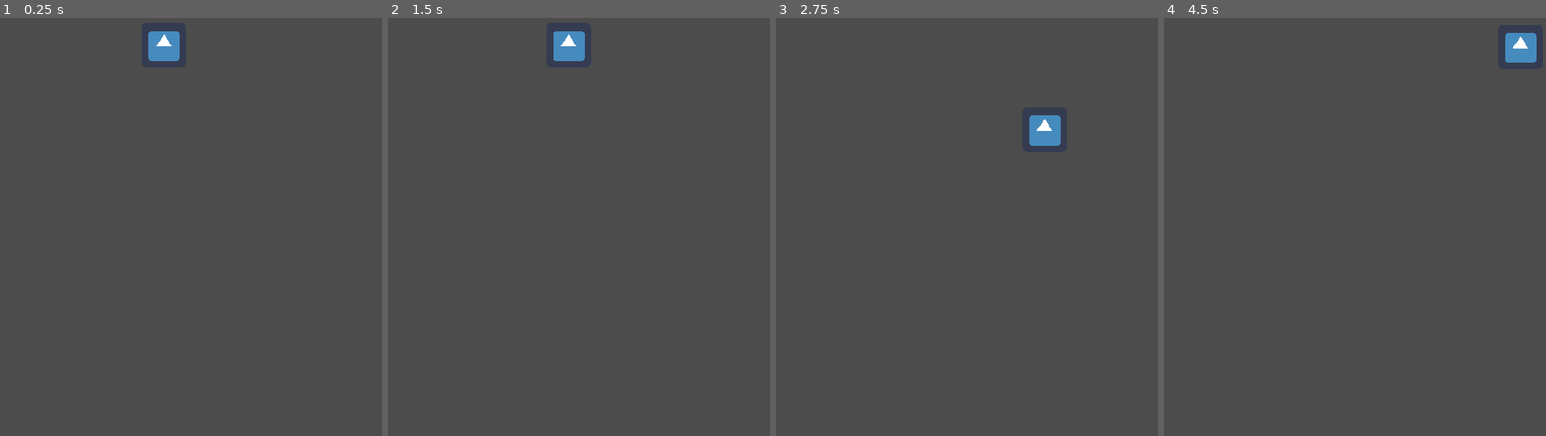
Above: before the commit, frames 1-4 (left to right).
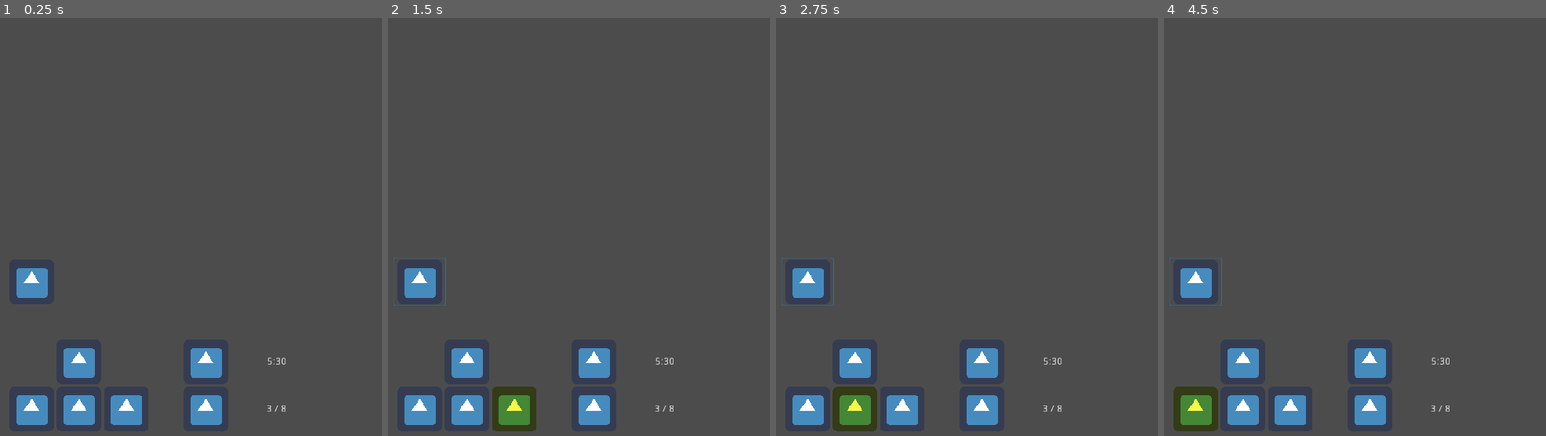
Above: after the commit, the same moments.

Repository: Qwerex56/Memo-Game
Game: Godot game, scene res://src/Scenes/Main.tscn
Same seed, same stepped clock (60 frames per second), same inputs: the game is played once before the commit and once after it. The project has no main scene, so this scene is started directly. The engine's default icon, where the game draws it, is replaced by a stand-in: a white triangle on a blue panel in a dark square.
Inputs (mouse positions are in pixels of both pictures, inside the frame that each line leads up to):
- Up to frame 1 (0.25 s): no input
- Up to frame 2 (1.5 s): click (418, 281) at 0.52 s; tap Enter at 1.25 s; hold D (move_right) from 1.28 s (still down); hold Space (open_tile) from 1.28 s (still down)
- Up to frame 3 (2.75 s): release D (move_right) at 2.03 s; release Space (open_tile) at 2.03 s; hold S (move_down) from 2.03 s (still down); tap Space (open_tile) at 2.1 s
- Up to frame 4 (4.5 s): release S (move_down) at 2.78 s; hold D (move_right) 2.78-3.53 s; hold Space (open_tile) 2.78-3.53 s; hold W (move_up) 3.53-4.28 s; tap Space (open_tile) at 3.6 s; hold A (move_left) from 4.28 s (still down); hold Space (open_tile) from 4.28 s (still down)

The runs differ from the first frame. In frame 1, 4.7% of the frame differs, in the area x 4-75%, y 3-98%; in frame 2, 5.4%; in frame 3, 5.4%, in the area x 1-75%, y 23-99%; in frame 4, 5.4%.

Commit message:
Added UI

Diff:
--- a/project.godot
+++ b/project.godot
@@ -14,6 +14,11 @@
 "language": "GDScript",
 "path": "res://src/Game Elements/Grid.gd"
 }, {
+"base": "Control",
+"class": "Navigation_GUI",
+"language": "GDScript",
+"path": "res://src/GUI/Navigation.gd"
+}, {
 "base": "KinematicBody2D",
 "class": "Player",
 "language": "GDScript",
@@ -26,6 +31,7 @@
 } ]
 _global_script_class_icons={
 "Grid": "",
+"Navigation_GUI": "",
 "Player": "",
 "Tile": ""
 }
@@ -78,6 +84,12 @@
 , Object(InputEventKey,"resource_local_to_scene":false,"resource_name":"","device":0,"alt":false,"shift":false,"control":false,"meta":false,"command":false,"pressed":false,"scancode":0,"physical_scancode":32,"unicode":0,"echo":false,"script":null)
  ]
 }
+ui_pause={
+"deadzone": 0.5,
+"events": [ Object(InputEventKey,"resource_local_to_scene":false,"resource_name":"","device":0,"alt":false,"shift":false,"control":false,"meta":false,"command":false,"pressed":false,"scancode":16777217,"physical_scancode":0,"unicode":0,"echo":false,"script":null)
+, Object(InputEventKey,"resource_local_to_scene":false,"resource_name":"","device":0,"alt":false,"shift":false,"control":false,"meta":false,"command":false,"pressed":false,"scancode":0,"physical_scancode":16777217,"unicode":0,"echo":false,"script":null)
+ ]
+}
 
 [mono]
 
--- /dev/null
+++ b/src/GUI/Navigation.gd
@@ -0,0 +1,37 @@
+extends Control
+class_name Navigation_GUI
+
+export var arrow_up : NodePath
+export var arrow_down : NodePath
+export var arrow_left : NodePath
+export var arrow_right : NodePath
+
+export var glow_color : Color = Color.white
+
+func _process(_delta):
+	if Input.is_action_pressed("move_up"):
+		GlowUpArrow(get_node(arrow_up), glow_color)
+	if Input.is_action_pressed("move_down"):
+		GlowUpArrow(get_node(arrow_down), glow_color)
+	if Input.is_action_pressed("move_left"):
+		GlowUpArrow(get_node(arrow_left), glow_color)
+	if Input.is_action_pressed("move_right"):
+		GlowUpArrow(get_node(arrow_right), glow_color);
+
+	if Input.is_action_just_released("move_up"):
+		GlowUpArrow(get_node(arrow_up), Color.white)
+	if Input.is_action_just_released("move_down"):
+		GlowUpArrow(get_node(arrow_down), Color.white)
+	if Input.is_action_just_released("move_left"):
+		GlowUpArrow(get_node(arrow_left), Color.white)
+	if Input.is_action_just_released("move_right"):
+		GlowUpArrow(get_node(arrow_right), Color.white);
+	pass
+
+func GlowUpArrow(arr : TextureRect, col : Color):
+	arr.modulate = col
+	pass
+
+func _on_Pause_Button_pressed():
+	print("pause")
+	pass # Replace with function body.
--- a/src/GUI/Navigation.tscn
+++ b/src/GUI/Navigation.tscn
@@ -1,6 +1,13 @@
-[gd_scene load_steps=2 format=2]
+[gd_scene load_steps=5 format=2]
 
 [ext_resource path="res://icon.png" type="Texture" id=1]
+[ext_resource path="res://src/GUI/Navigation.gd" type="Script" id=2]
+
+[sub_resource type="InputEventAction" id=1]
+action = "ui_pause"
+
+[sub_resource type="ShortCut" id=2]
+shortcut = SubResource( 1 )
 
 [node name="Navigation" type="Control"]
 anchor_top = 0.633
@@ -10,8 +17,19 @@
 margin_top = 0.299988
 margin_right = -50.0
 margin_bottom = -50.0
+input_pass_on_modal_close_click = false
+script = ExtResource( 2 )
+arrow_up = NodePath("ButtonVisualizer/ArrowUp")
+arrow_down = NodePath("ButtonVisualizer/ArrowDown")
+arrow_left = NodePath("ButtonVisualizer/ArrowLeft")
+arrow_right = NodePath("ButtonVisualizer/ArrowRight")
+glow_color = Color( 1.2, 1.2, 0.5, 1 )
 
 [node name="ButtonVisualizer" type="GridContainer" parent="."]
+anchor_left = 0.03
+anchor_top = 0.475
+anchor_right = 0.43
+anchor_bottom = 0.946429
 columns = 3
 __meta__ = {
 "_edit_group_": true,
@@ -54,12 +72,76 @@
 texture = ExtResource( 1 )
 
 [node name="GameStatus" type="VBoxContainer" parent="."]
-margin_left = 311.0
-margin_top = 20.0
-margin_right = 351.0
-margin_bottom = 60.0
+anchor_left = 0.53
+anchor_top = 0.475
+anchor_right = 0.93
+anchor_bottom = 0.946429
+rect_min_size = Vector2( 200, 0 )
+__meta__ = {
+"_edit_group_": true,
+"_edit_use_anchors_": true
+}
 
 [node name="TimeLeft" type="HBoxContainer" parent="GameStatus"]
-margin_right = 40.0
+margin_right = 200.0
+margin_bottom = 64.0
+size_flags_horizontal = 3
+__meta__ = {
+"_edit_group_": true
+}
 
 [node name="TextureRect" type="TextureRect" parent="GameStatus/TimeLeft"]
+margin_right = 64.0
+margin_bottom = 64.0
+rect_min_size = Vector2( 64, 64 )
+texture = ExtResource( 1 )
+
+[node name="Label" type="Label" parent="GameStatus/TimeLeft"]
+margin_left = 68.0
+margin_top = 25.0
+margin_right = 200.0
+margin_bottom = 39.0
+size_flags_horizontal = 7
+text = "5:30"
+align = 1
+valign = 1
+
+[node name="PairsCollected" type="HBoxContainer" parent="GameStatus"]
+margin_top = 68.0
+margin_right = 200.0
+margin_bottom = 132.0
+size_flags_horizontal = 3
+__meta__ = {
+"_edit_group_": true
+}
+
+[node name="TextureRect" type="TextureRect" parent="GameStatus/PairsCollected"]
+margin_right = 64.0
+margin_bottom = 64.0
+rect_min_size = Vector2( 64, 64 )
+texture = ExtResource( 1 )
+
+[node name="Label" type="Label" parent="GameStatus/PairsCollected"]
+margin_left = 68.0
+margin_top = 25.0
+margin_right = 200.0
+margin_bottom = 39.0
+size_flags_horizontal = 3
+text = "3 / 8"
+align = 1
+valign = 1
+
+[node name="Pause Button" type="Button" parent="."]
+anchor_left = 0.018
+anchor_top = 0.0535714
+anchor_right = 0.17
+anchor_bottom = 0.303571
+rect_min_size = Vector2( 64, 64 )
+shortcut = SubResource( 2 )
+icon = ExtResource( 1 )
+flat = true
+__meta__ = {
+"_edit_use_anchors_": true
+}
+
+[connection signal="pressed" from="Pause Button" to="." method="_on_Pause_Button_pressed"]
--- a/src/Scenes/Main.tscn
+++ b/src/Scenes/Main.tscn
@@ -1,13 +1,17 @@
 [gd_scene load_steps=3 format=2]
 
-[ext_resource path="res://src/Game Elements/Grid.tscn" type="PackedScene" id=1]
-[ext_resource path="res://src/Game Elements/Player.tscn" type="PackedScene" id=2]
+[ext_resource path="res://src/GUI/Navigation.tscn" type="PackedScene" id=1]
+
+[sub_resource type="Environment" id=1]
+glow_enabled = true
+glow_high_quality = true
 
 [node name="Main" type="Node2D"]
 
-[node name="Grid" parent="." instance=ExtResource( 1 )]
-offset = Vector2( 0, 0 )
+[node name="GUI" type="CanvasLayer" parent="."]
 
-[node name="Player" parent="." instance=ExtResource( 2 )]
-position = Vector2( 287, 280 )
-move_speed = 200.0
+[node name="Navigation" parent="GUI" instance=ExtResource( 1 )]
+glow_color = Color( 0.96875, 0.96875, 0.287598, 1 )
+
+[node name="WorldEnvironment" type="WorldEnvironment" parent="."]
+environment = SubResource( 1 )
Not shown, changed: .mono/metadata/ide_messaging_meta.txt
